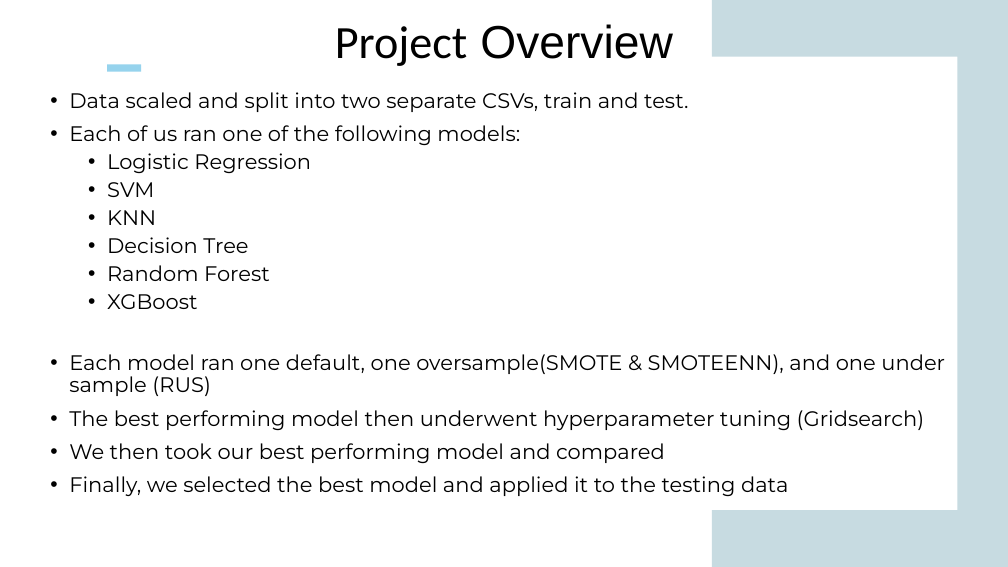
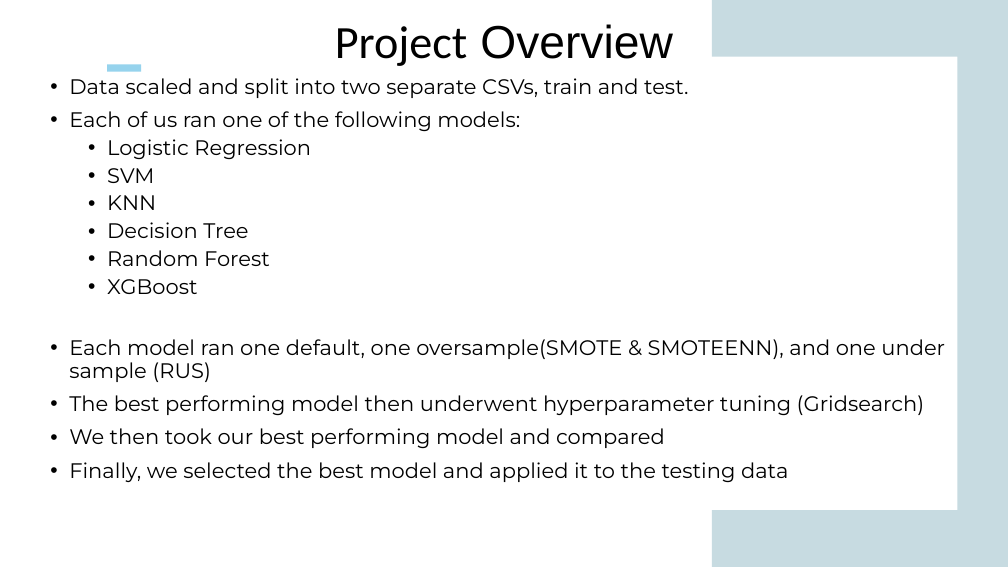
Before and after one commit to ifonseca69/project_2, a slide deck: slide 2 of Creditcard_fraud_IF_teamcopy.pptx. Drawn at 1008x567 pixels with LibreOffice and Linux fonts; fonts in the diff are those of the drawing. Boxes give left, top, right and bottom in pixels: in the first picture for what was removed or moved away, otherwise in the second. Text is boxed around its words. In the diff, an @@ line names an element or a change of style, - is before the commit and + after.

```diff
--- a/Creditcard_fraud_IF_teamcopy.pptx
+++ b/Creditcard_fraud_IF_teamcopy.pptx
@@ subtitle "Data scaled and split into ...": place and size @@
-subtitle "Data scaled and split into ..." at (69,92,945,496)
+subtitle "Data scaled and split into ..." at (69,78,945,482)
```
Also in this commit, not shown: 2 other slides changed, 6 other files.
